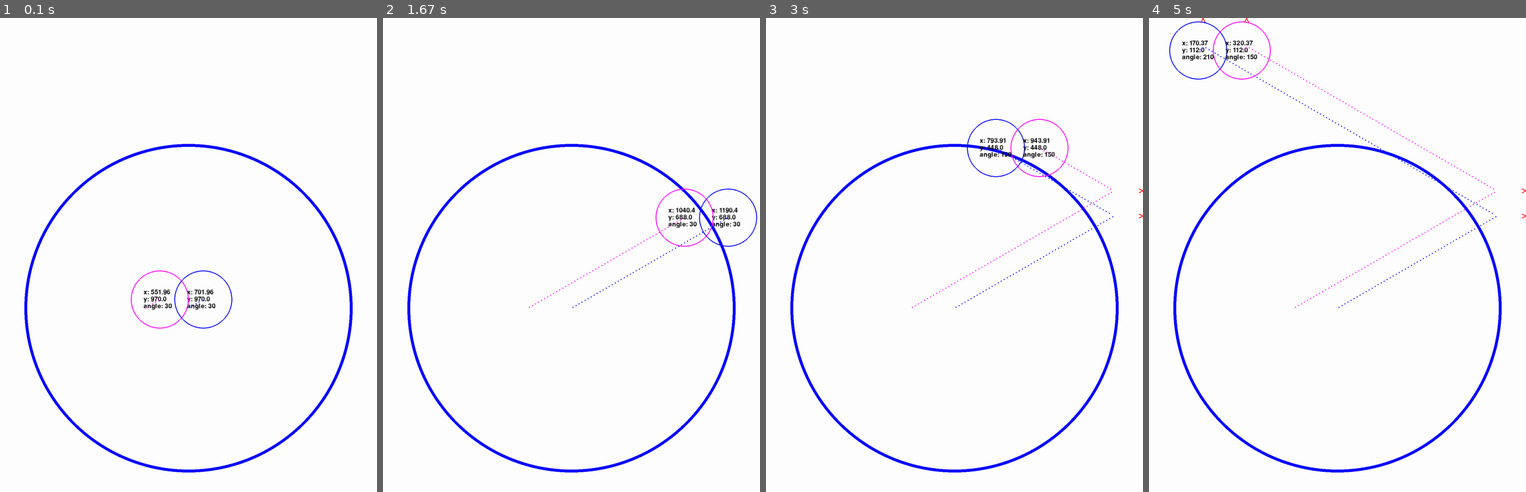
Above: before the commit, frames 1-4 (left to right).
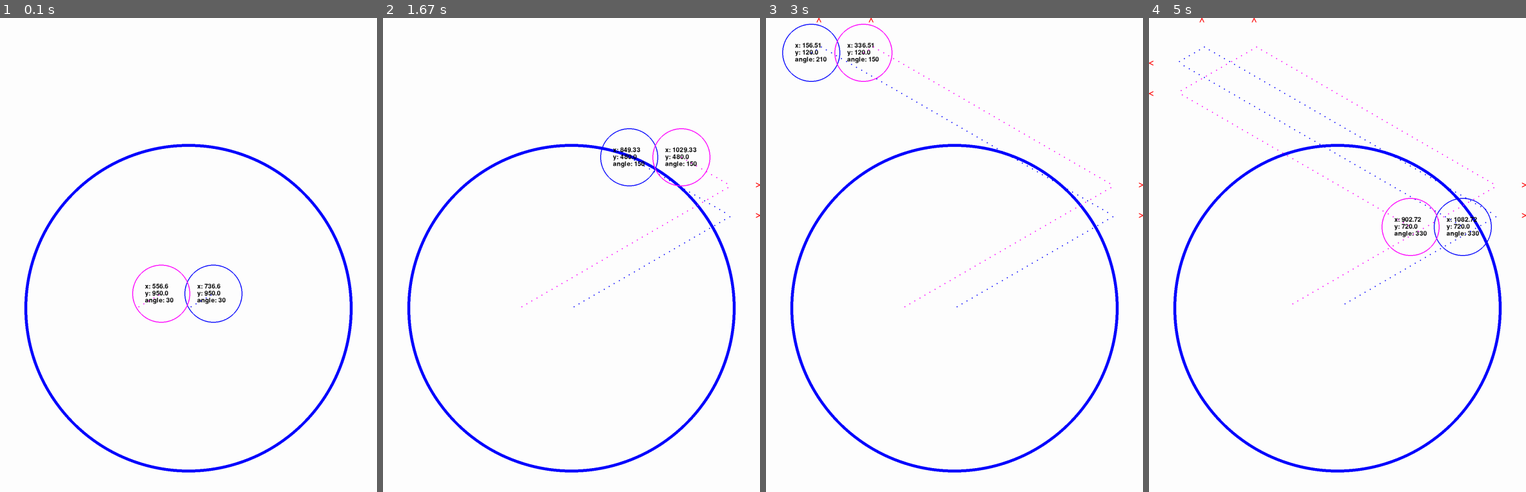
Above: after the commit, the same moments.

Repository: Archanciel/Learning_Pygame
Game: pygame game, started from bouncing_ball_imperfect_collide/move_particle_basic.py
Two runs of this game, one before a commit and one after it. Both use one fixed random seed, a clock stepped at 60 frames per second and the inputs below.
Inputs:
- Up to frame 1 (0.1 s): no input
- Up to frame 2 (1.67 s): no input
- Up to frame 3 (3 s): no input
- Up to frame 4 (5 s): no input

The runs differ from the first frame. In frame 1, 1.0% of the frame differs, in the area x 34-65%, y 51-66%; in frame 2, 1.3%; in frame 3, 1.5%; in frame 4, 1.8%, in the area x 0-100%, y 0-62%.

Commit message:
re-added move from center

Diff:
--- a/bouncing_ball_imperfect_collide/move_particle_basic.py
+++ b/bouncing_ball_imperfect_collide/move_particle_basic.py
@@ -21,7 +21,7 @@
 MAGENTA = (255, 0, 255)
 ORANGE = (255, 165, 0)
 
-SECOND_PARTICLE_X_SHIFT = 150
+SECOND_PARTICLE_X_SHIFT = 180
 #SECOND_PARTICLE_X_SHIFT = 300 causes problem !!
 
 if os.name == 'posix':
@@ -98,12 +98,12 @@
 		angleDeg = i * angleTwelth
 		my_particles.append(
 			ParticleDisplayPosAndTraject(screen=screen, x=circleX, y=circleY, radius=100, colour=BLUE,
-													   thickness=3, angleDeg=angleDeg, speed=6))
+													   thickness=3, angleDeg=angleDeg, speed=10))
 	for i in range(1, 2):
 		angleDeg = i * angleTwelth
 		my_particles.append(
 			ParticleDisplayPosAndTrajectAngleFromXAxis(screen=screen, x=circleX - SECOND_PARTICLE_X_SHIFT, y=circleY, radius=100, colour=MAGENTA,
-													   thickness=3, angleDeg=angleDeg, speed=6))
+													   thickness=3, angleDeg=angleDeg, speed=10))
 else:
 	for i in range(2, 3):
 		angleDeg = i * angleTwelth
@@ -114,8 +114,15 @@
 		angleDeg = i * angleTwelth
 		my_particles.append(
 			ParticleDisplayPosAndTrajectAngleFromXAxis(screen=screen, x=circleX - SECOND_PARTICLE_X_SHIFT, y=circleY, radius=70, colour=MAGENTA,
-													   thickness=1, angleDeg=angleDeg, speed=1))
-
+																   thickness=1, angleDeg=angleDeg, speed=1))
+#if os.name == 'posix':
+#	for i in range(1, 13):
+#		angleDeg = i * angleTwelth
+#		my_particles.append(ParticleDisplayPosAndTrajectAngleFromXAxis(screen = screen, x=circleX, y=circleY, radius=100, colour=MAGENTA, thickness=3, angleDeg=angleDeg, speed=2))
+#else:
+#	for i in range(1, 13):
+#		angleDeg = i * angleTwelth
+#		my_particles.append(ParticleDisplayPosAndTrajectAngleFromXAxis(screen = screen, x=circleX, y=circleY, radius=100, colour=MAGENTA, thickness=1, angleDeg=angleDeg, speed=0.2))
 
 running = True
 clock = pygame.time.Clock()
